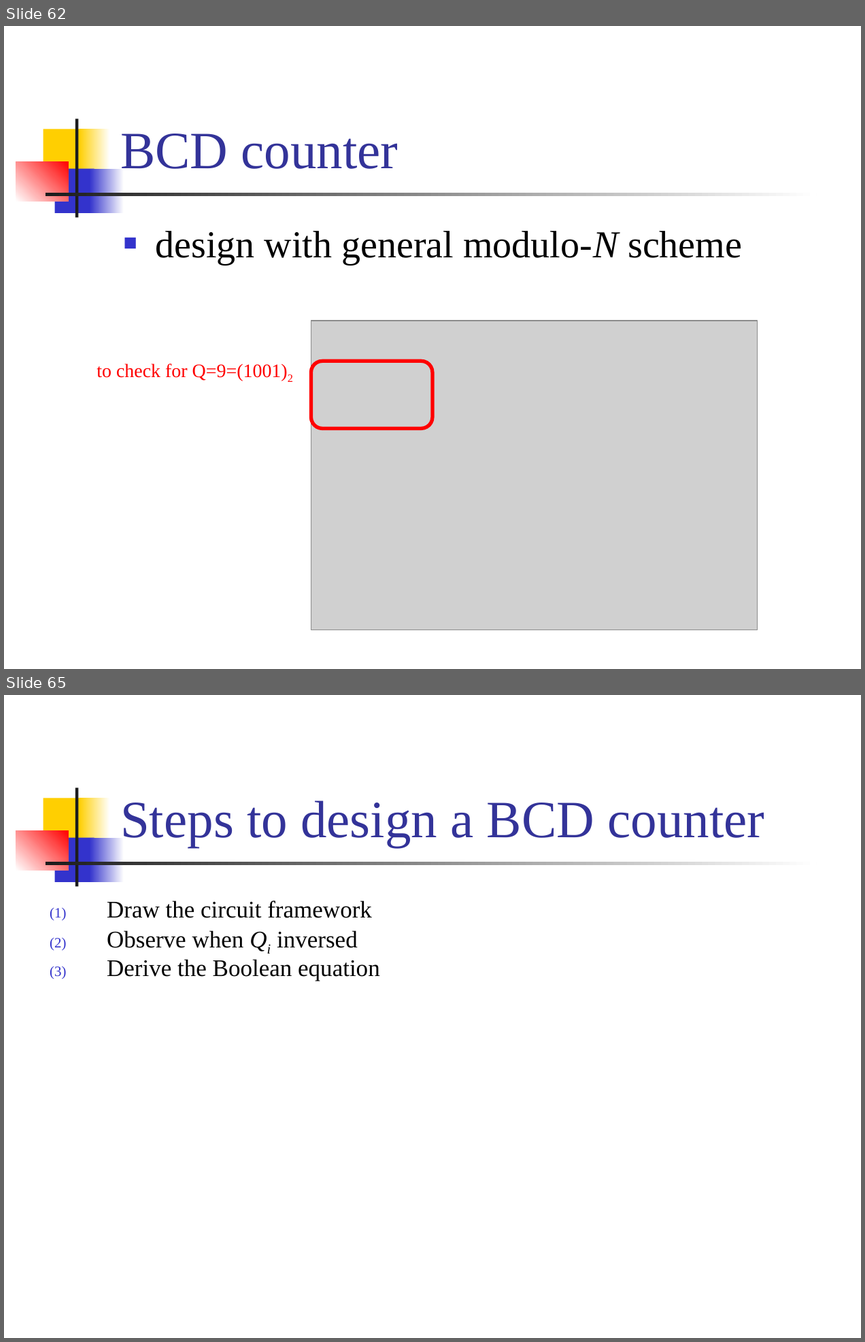
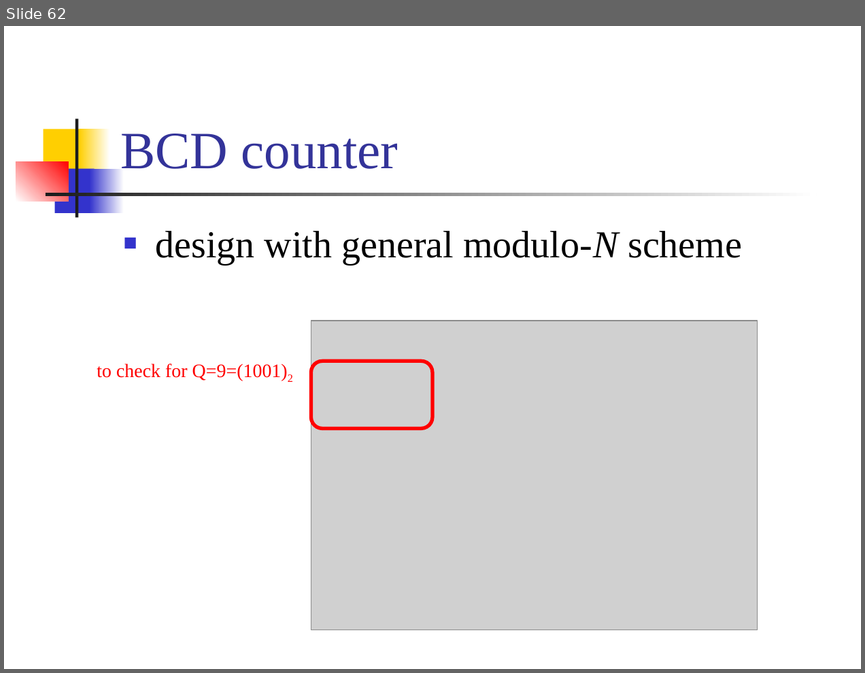
Before and after one commit to CGUSystemCourses/Comp_Org-2018, a slide deck: Lectures/lec04-counters/lec04-counters.pptx. Shown one above the other, each under a label of ours: slides 62 and 65 before the commit, slide 62 after it; the slides between them are not shown. The pictures are 865x1342 and 865x673 pixels, drawn with LibreOffice and Linux fonts; fonts in the diff are those of the drawing; grey boxes stand for pictures. Boxes give left, top, right and bottom in pixels: in the first picture for what was removed or moved away, otherwise in the second. Text is boxed around its words. In the diff, an @@ line names an element or a change of style, - is before the commit and + after.

```diff
--- a/Lectures/lec04-counters/lec04-counters.pptx
+++ b/Lectures/lec04-counters/lec04-counters.pptx
@@ slide 65 removed at (4,695,861,1338), background #FFFFFF; not listed: 7 template elements that a slide beside it also shows @@
@@ title removed at (120,800,764,847) @@
-Steps to design a BCD counter
@@ text removed at (107,900,380,981) @@
-(1) Draw the circuit framework
-(2) Observe when Qi inversed
-(3) Derive the Boolean equation
```
Also in this commit, not shown: 6 other slides removed, 1 other file.
